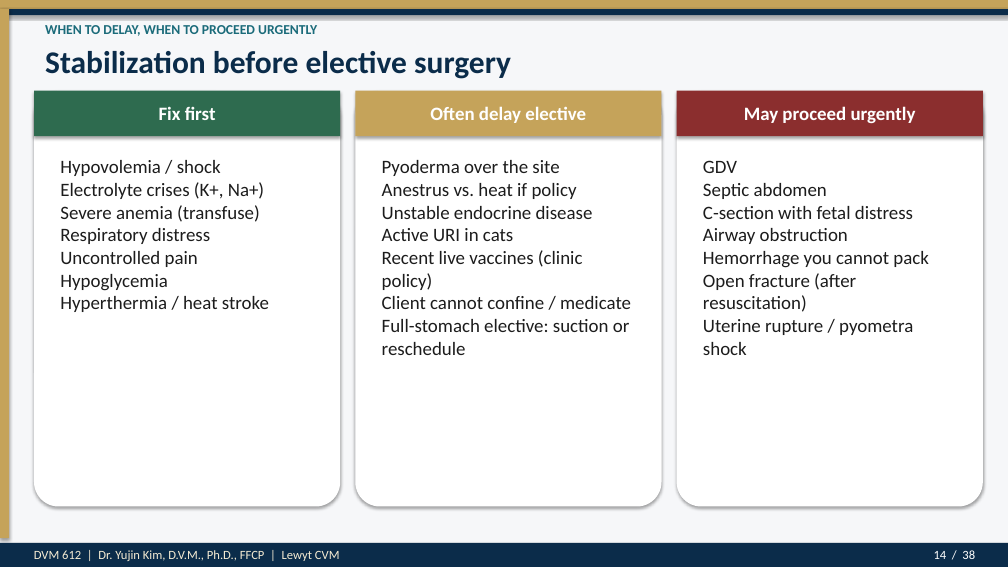
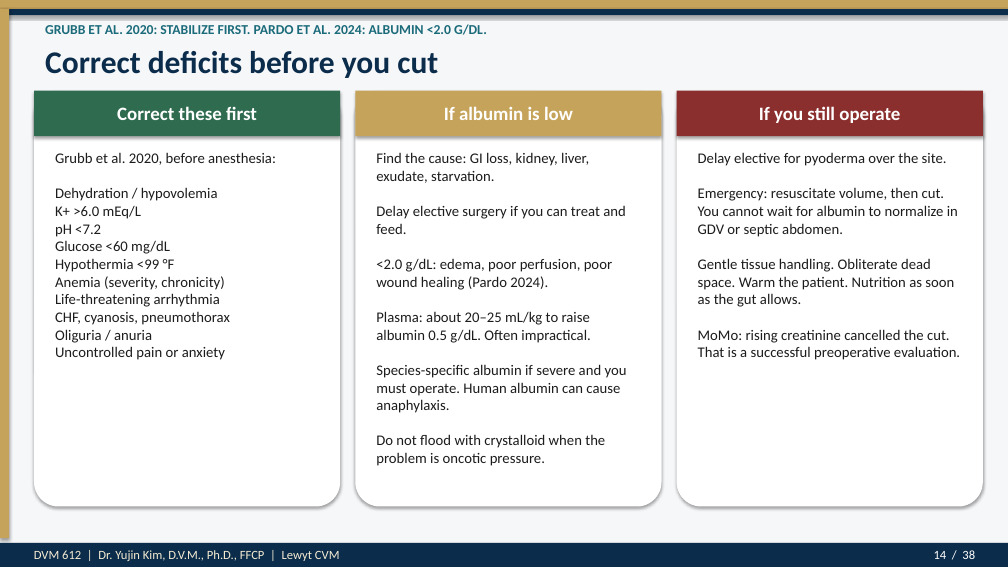
Before and after one commit to drkimvet/happycare, a slide deck: slide 14 of lectures/DVM-612_Week4_Preop_PatientPrep_Postop.pptx. Drawn at 1008x567 pixels with LibreOffice and Linux fonts; fonts in the diff are those of the drawing. Boxes give left, top, right and bottom in pixels: in the first picture for what was removed or moved away, otherwise in the second. Text is boxed around its words. In the diff, an @@ line names an element or a change of style, - is before the commit and + after.

```diff
--- a/lectures/DVM-612_Week4_Preop_PatientPrep_Postop.pptx
+++ b/lectures/DVM-612_Week4_Preop_PatientPrep_Postop.pptx
@@ text at bbox=[45, 24, 487, 35]: text changed @@
-WHEN TO DELAY, WHEN TO PROCEED URGENTLY
+GRUBB ET AL. 2020: STABILIZE FIRST. PARDO ET AL. 2024: ALBUMIN <2.0 G/DL.
@@ text at bbox=[45, 51, 438, 78]: text changed @@
-Stabilization before elective surgery
+Correct deficits before you cut
@@ text at bbox=[117, 106, 257, 120]: text changed @@
-Fix first
+Correct these first
@@ text at bbox=[444, 106, 573, 120]: text changed @@
-Often delay elective
+If albumin is low
@@ text at bbox=[759, 106, 900, 123]: text changed @@
-May proceed urgently
+If you still operate
@@ text at bbox=[55, 152, 276, 360]: text changed; size 18 to 14 pt @@
-Hypovolemia / shock
-Electrolyte crises (K+, Na+)
-Severe anemia (transfuse)
-Respiratory distress
-Uncontrolled pain
-Hypoglycemia
-Hyperthermia / heat stroke
+Grubb et al. 2020, before anesthesia:
+Dehydration / hypovolemia
+K+ >6.0 mEq/L
+pH <7.2
+Glucose <60 mg/dL
+Hypothermia <99 °F
+Anemia (severity, chronicity)
+Life-threatening arrhythmia
+CHF, cyanosis, pneumothorax
+Oliguria / anuria
+Uncontrolled pain or anxiety
@@ text at bbox=[376, 152, 627, 466]: text changed; size 18 to 14 pt @@
-Pyoderma over the site
-Anestrus vs. heat if policy
-Unstable endocrine disease
-Active URI in cats
-Recent live vaccines (clinic policy)
-Client cannot confine / medicate
-Full-stomach elective: suction or reschedule
+Find the cause: GI loss, kidney, liver, exudate, starvation.
+Delay elective surgery if you can treat and feed.
+<2.0 g/dL: edema, poor perfusion, poor wound healing (Pardo 2024).
+Plasma: about 20–25 mL/kg to raise albumin 0.5 g/dL. Often impractical.
+Species-specific albumin if severe and you must operate. Human albumin can cause anaphylaxis.
+Do not flood with crystalloid when the problem is oncotic pressure.
@@ text at bbox=[698, 152, 960, 360]: text changed; size 18 to 14 pt @@
-GDV
-Septic abdomen
-C-section with fetal distress
-Airway obstruction
-Hemorrhage you cannot pack
-Open fracture (after resuscitation)
-Uterine rupture / pyometra shock
+Delay elective for pyoderma over the site.
+Emergency: resuscitate volume, then cut. You cannot wait for albumin to normalize in GDV or septic abdomen.
+Gentle tissue handling. Obliterate dead space. Warm the patient. Nutrition as soon as the gut allows.
+MoMo: rising creatinine cancelled the cut. That is a successful preoperative evaluation.
```
Also in this commit, not shown: 10 other slides changed, 1 slide added, 1 slide removed, 2 other files.
